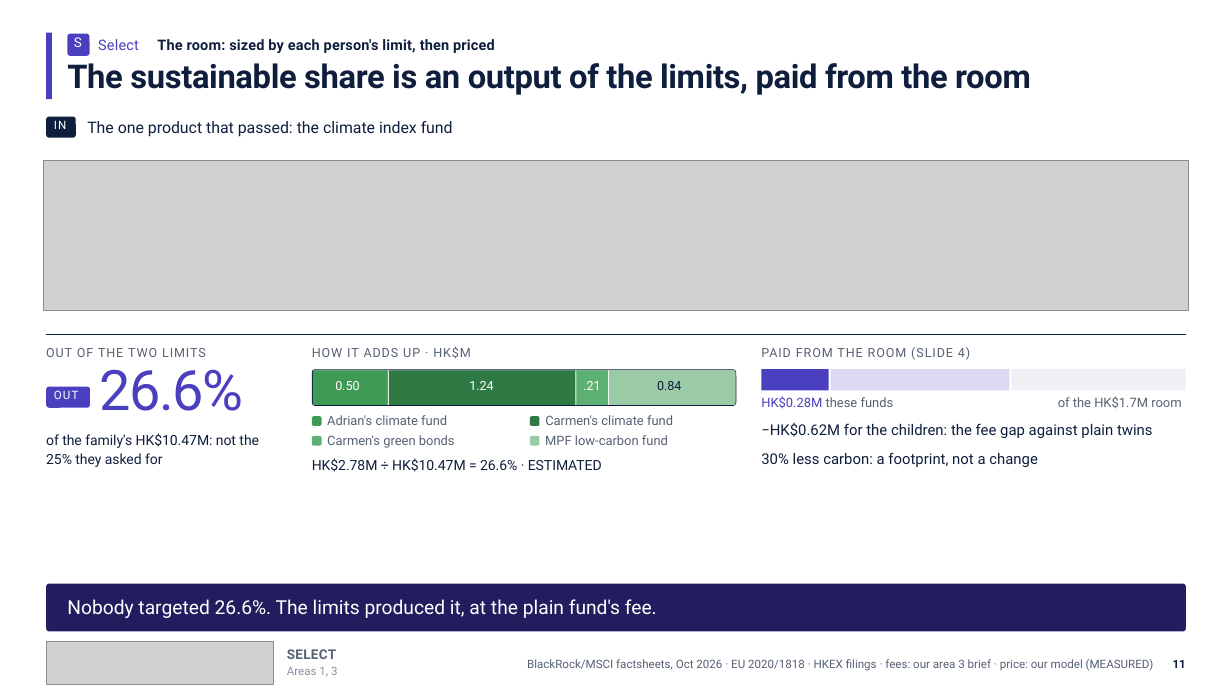
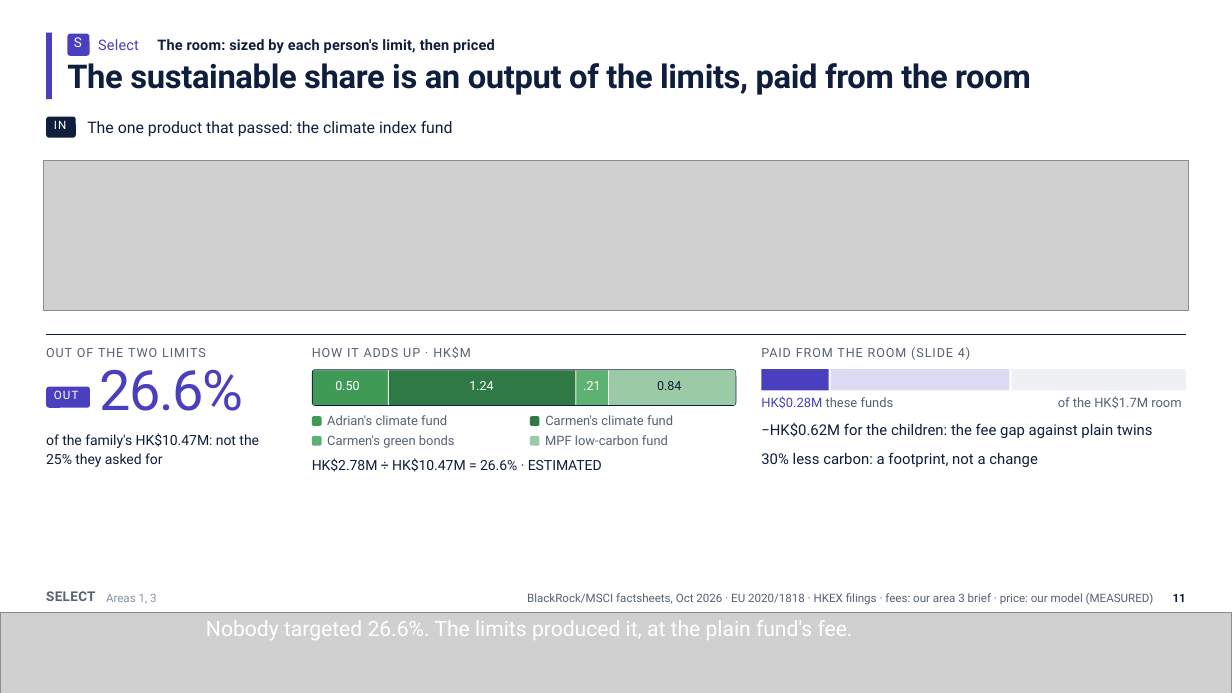
Before and after one commit to Peeradonn/finplan, a slide deck: slide 12 of Final/deck/Axis.pptx (slide 11 before the commit). Drawn at 1232x693 pixels with LibreOffice and Linux fonts; fonts in the diff are those of the drawing; grey boxes stand for pictures. Boxes give left, top, right and bottom in pixels: in the first picture for what was removed or moved away, otherwise in the second. Text is boxed around its words. In the diff, an @@ line names an element or a change of style, - is before the commit and + after.

```diff
--- a/Final/deck/Axis.pptx
+++ b/Final/deck/Axis.pptx
@@ text "SELECT": place and size @@
-text "SELECT" at box(287, 649, 336, 659)
+text "SELECT" at box(46, 591, 95, 601)
@@ rounded rectangle removed at box(46, 584, 1186, 632) @@
@@ text "Areas 1, 3": place and size @@
-text "Areas 1, 3" at box(287, 667, 338, 677)
+text "Areas 1, 3" at box(106, 594, 157, 604)
@@ text "BlackRock/MSCI factsheets, Oct 2026 · ...": place and size @@
-text "BlackRock/MSCI factsheets, Oct 2026 · ..." at box(527, 659, 1154, 671)
+text "BlackRock/MSCI factsheets, Oct 2026 · ..." at box(527, 593, 1154, 605)
@@ text "11": place and size @@
-text "11" at box(1173, 660, 1186, 668)
+text "11" at box(1173, 594, 1186, 602)
@@ picture added at box(0, 612, 1232, 693) @@
@@ text "Nobody targeted 26.6%. The limits ...": place and size @@
-text "Nobody targeted 26.6%. The limits ..." at box(67, 599, 657, 618)
+text "Nobody targeted 26.6%. The limits ..." at box(206, 620, 853, 640)
@@ text "Nobody targeted 26.6%. The limits ..." at box(206, 620, 853, 640): size 15 to 16.5 pt; line spacing 19.2pt to 20.6pt @@
@@ picture removed at box(46, 642, 274, 685) @@
```
Also in this commit, not shown: 7 other slides changed, 3 slides added, 2 slides removed, 10 other files.
